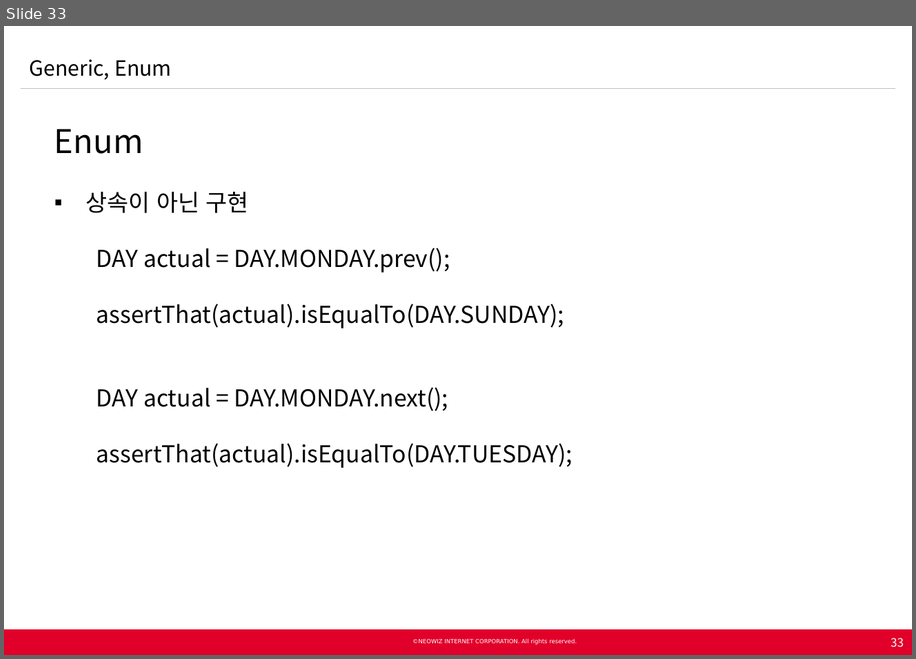
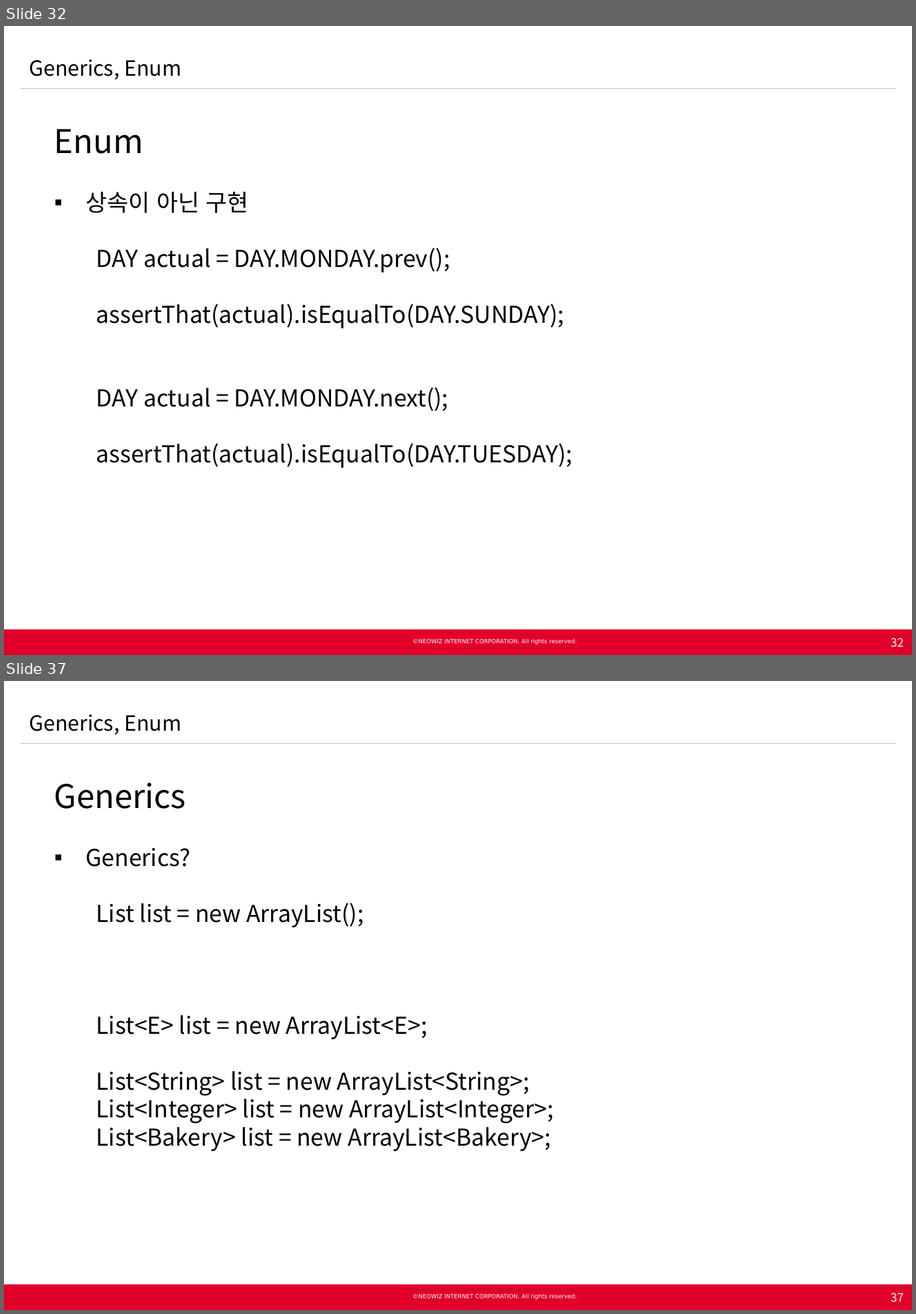
Before and after one commit to Neowizen/JavaStudy, a slide deck: Document/[2015.02.25] Java Study 2차 - Generics Enum.pptx. Shown one above the other, each under a label of ours: slide 33 before the commit, slides 32 and 37 after it; the slides between them are not shown. The pictures are 916x659 and 916x1314 pixels, drawn with LibreOffice and Linux fonts; fonts in the diff are those of the drawing; background and template pictures are left out. Boxes give left, top, right and bottom in pixels: in the first picture for what was removed or moved away, otherwise in the second. Text is boxed around its words. In the diff, an @@ line names an element or a change of style, - is before the commit and + after.

```diff
--- a/Document/[2015.02.25] Java Study 2차 - Generics Enum.pptx
+++ b/Document/[2015.02.25] Java Study 2차 - Generics Enum.pptx
@@ slide 37 added at (4, 681, 912, 1310), background #FFFFFF; not listed: 5 template elements that a slide beside it also shows @@
@@ text added at (29, 714, 181, 735), 18 pt, text #000000 @@
+Generics, Enum
@@ text added at (54, 782, 553, 1151), 20 pt, text #000000 @@
+  Generics
+  ▪ Generics?
+    List list = new ArrayList();
+    List<E> list = new ArrayList<E>;
+    List<String> list = new ArrayList<String>;
+    List<Integer> list = new ArrayList<Integer>;
+    List<Bakery> list = new ArrayList<Bakery>;
@@ page number added at (891, 1292, 904, 1302), 10 pt, text #FFFFFF @@
+37
@@ what was slide 33 is now slide 32 @@
@@ slide 32 changed as well @@
@@ text at (29, 59, 181, 80): text changed @@
-Generic, Enum
+Generics, Enum
@@ page number at (891, 637, 904, 647): text changed @@
-33
+32
```
Also in this commit, not shown: 28 other slides changed, 18 other slides added, 1 slide removed.
